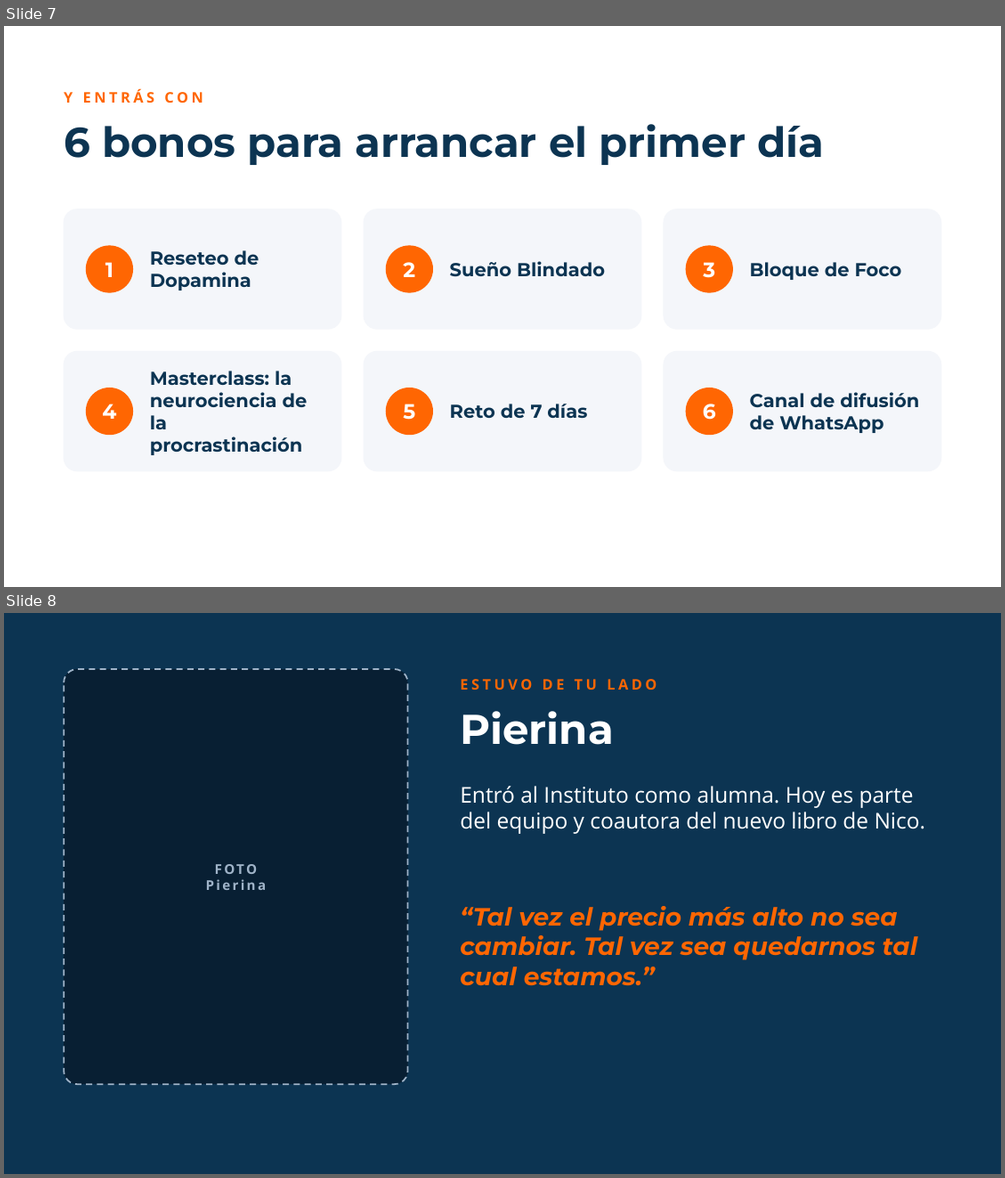
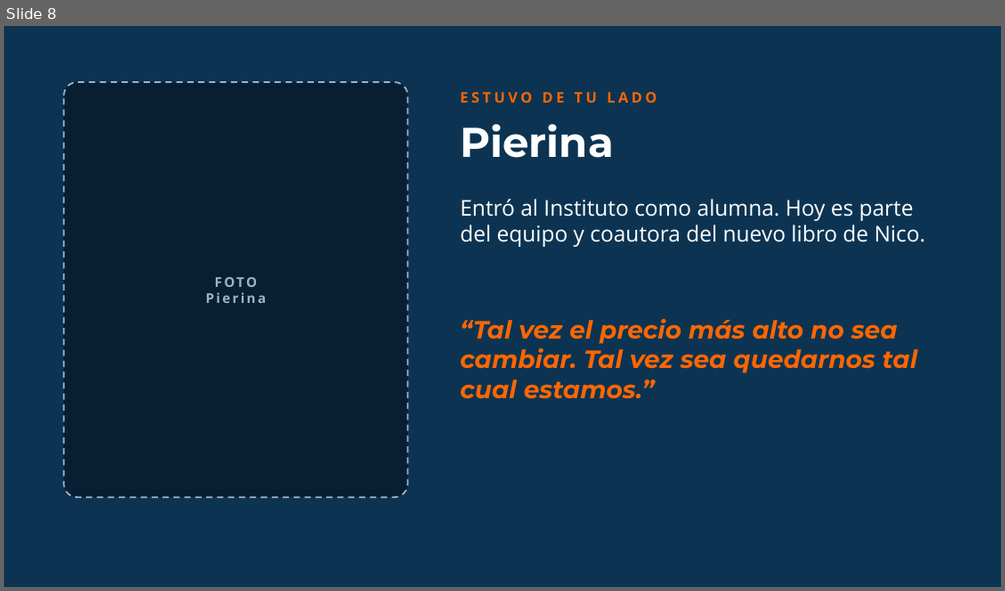
Before and after one commit to rolandopaypal9823/detodo, a slide deck: landing-siempre-on/masterclass-27-octubre/pitch-comunidad-productiva.pptx. Shown one above the other, each under a label of ours: slides 7 and 8 before the commit, slide 8 after it. The pictures are 1005x1178 and 1005x591 pixels, drawn with LibreOffice and Linux fonts; fonts in the diff are those of the drawing; background and template pictures are left out. Boxes give left, top, right and bottom in pixels: in the first picture for what was removed or moved away, otherwise in the second. Text is boxed around its words. In the diff, an @@ line names an element or a change of style, - is before the commit and + after.

```diff
--- a/landing-siempre-on/masterclass-27-octubre/pitch-comunidad-productiva.pptx
+++ b/landing-siempre-on/masterclass-27-octubre/pitch-comunidad-productiva.pptx
@@ slide 7 removed at [4, 26, 1001, 587], background #FFFFFF @@
@@ text removed at [64, 89, 202, 103] @@
-Y ENTRÁS CON
@@ title removed at [64, 124, 825, 165] @@
-6 bonos para arrancar el primer día
@@ rounded rectangle removed at [64, 209, 341, 329] @@
@@ rounded rectangle removed at [364, 209, 641, 329] @@
@@ rounded rectangle removed at [663, 209, 941, 329] @@
@@ ellipse removed at [86, 246, 133, 292] @@
@@ text removed at [105, 262, 113, 277] @@
-1
@@ text removed at [150, 250, 259, 290] @@
-Reseteo de Dopamina
@@ ellipse removed at [386, 246, 432, 292] @@
@@ text removed at [403, 262, 415, 277] @@
-2
@@ text removed at [450, 261, 605, 277] @@
-Sueño Blindado
@@ ellipse removed at [686, 246, 732, 292] @@
@@ text removed at [703, 262, 715, 278] @@
-3
@@ text removed at [750, 262, 902, 280] @@
-Bloque de Foco
@@ rounded rectangle removed at [64, 351, 341, 471] @@
@@ text removed at [150, 370, 307, 455] @@
-Masterclass: la neurociencia de la procrastinación
@@ rounded rectangle removed at [364, 351, 641, 471] @@
@@ rounded rectangle removed at [663, 351, 941, 471] @@
@@ ellipse removed at [86, 388, 133, 435] @@
@@ ellipse removed at [386, 388, 432, 435] @@
@@ ellipse removed at [686, 388, 732, 435] @@
@@ text removed at [750, 392, 919, 433] @@
-Canal de difusión de WhatsApp
@@ text removed at [102, 403, 116, 418] @@
-4
@@ text removed at [403, 403, 415, 419] @@
-5
@@ text removed at [450, 403, 587, 418] @@
-Reto de 7 días
@@ text removed at [703, 403, 716, 419] @@
-6
```
Also in this commit, not shown: 7 slides changed, 8 slides added, 4 other slides removed.
